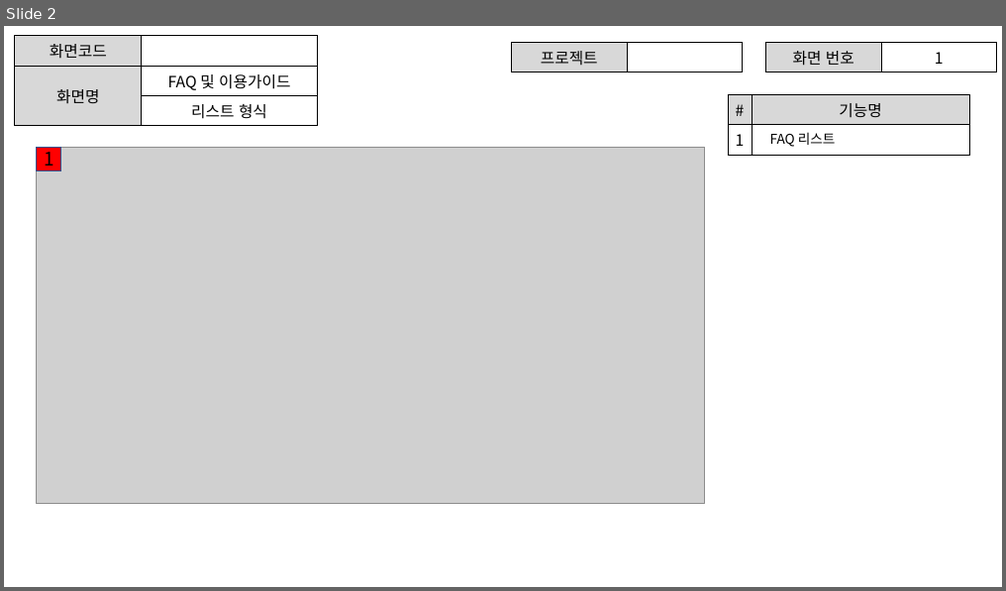
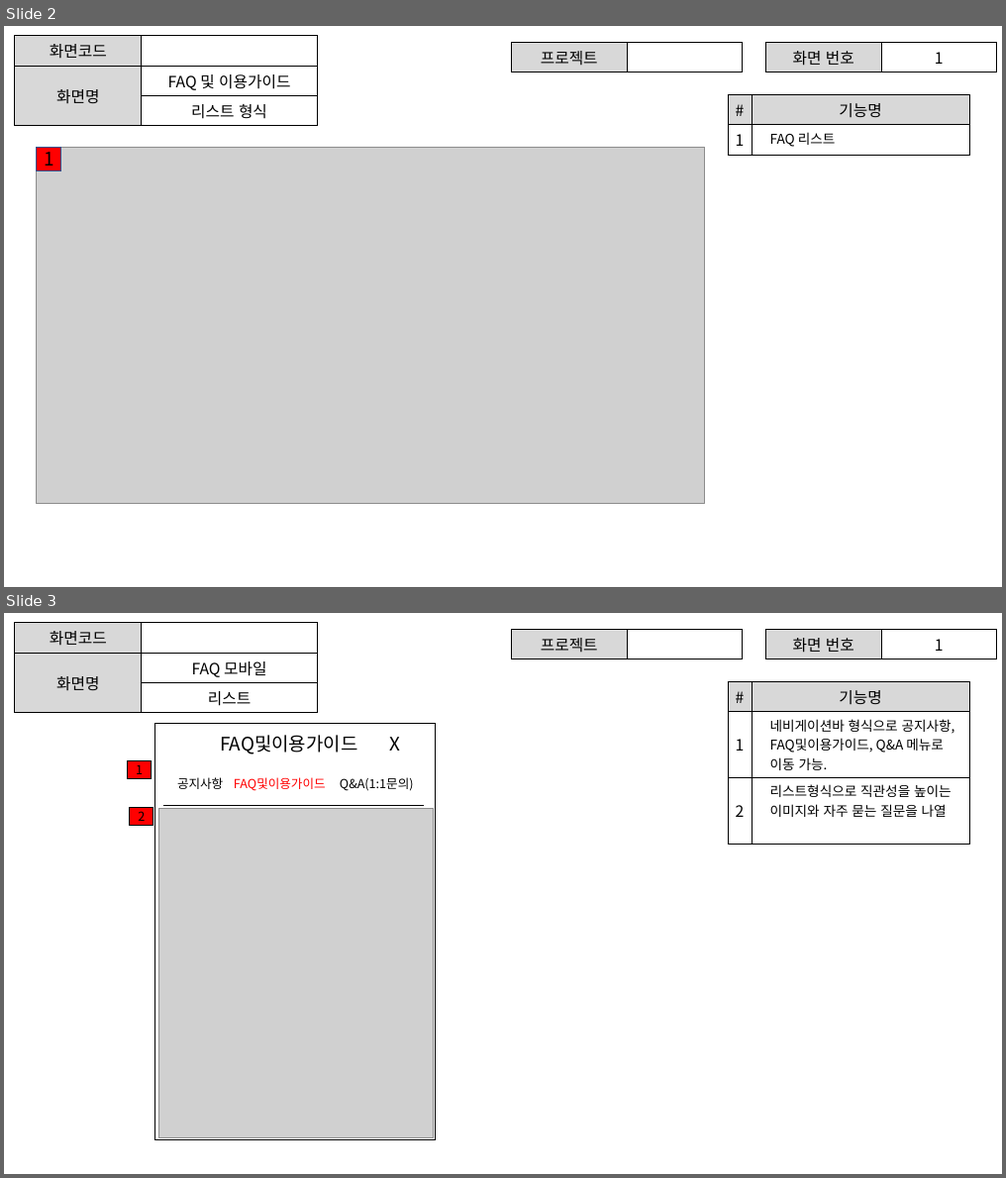
Before and after one commit to ezenteam2/RentalEquip, a slide deck: gr2_lhj/FAQ.pptx. Shown one above the other, each under a label of ours: slide 2 before the commit, slides 2 and 3 after it. The pictures are 1006x591 and 1006x1178 pixels, drawn with LibreOffice and Linux fonts; fonts in the diff are those of the drawing; grey boxes stand for pictures. Boxes give left, top, right and bottom in pixels: in the first picture for what was removed or moved away, otherwise in the second. Text is boxed around its words. In the diff, an @@ line names an element or a change of style, - is before the commit and + after.

Commit message:
모바일페이지 추가 끗

```diff
--- a/gr2_lhj/FAQ.pptx
+++ b/gr2_lhj/FAQ.pptx
@@ slide 3 added at (4,613,1002,1174), background #FFFFFF @@
@@ table added at (15,623,317,710), 3 rows, 2 columns @@
+화면코드 | 
+화면명 | FAQ 모바일
+ | 리스트
@@ table added at (512,630,743,656), 1 rows, 2 columns @@
+프로젝트 | 
@@ table added at (766,630,997,657), 1 rows, 2 columns @@
+화면 번호 | 1
@@ table added at (728,682,969,832), 3 rows, 2 columns @@
+# | 기능명
+1 | 네비게이션바 형식으로 공지사항, FAQ및이용가이드, Q&A 메뉴로 이동 가능.
+2 | 리스트형식으로 직관성을 높이는 이미지와 자주 묻는 질문을 나열
@@ rectangle added at (155,723,436,1140), outline #000000 1 pt @@
@@ text added at (220,735,400,755), 18 pt, text #000000 @@
+FAQ및이용가이드 X
@@ rectangle added at (128,761,152,779), fill #FF0000, outline #000000 1 pt, 12 pt, text #000000 @@
+1
@@ text added at (177,777,414,791), 12 pt, text #000000 @@
+공지사항 FAQ및이용가이드 Q&A(1:1문의)
@@ rectangle added at (130,808,153,826), fill #FF0000, outline #000000 1 pt, 12 pt, text #000000 @@
+2
@@ picture added at (159,808,433,1138) @@
@@ line added from (163, 805) to (424, 805), #000000 0.5 pt @@
```
Also in this commit, not shown: 4 other files.
